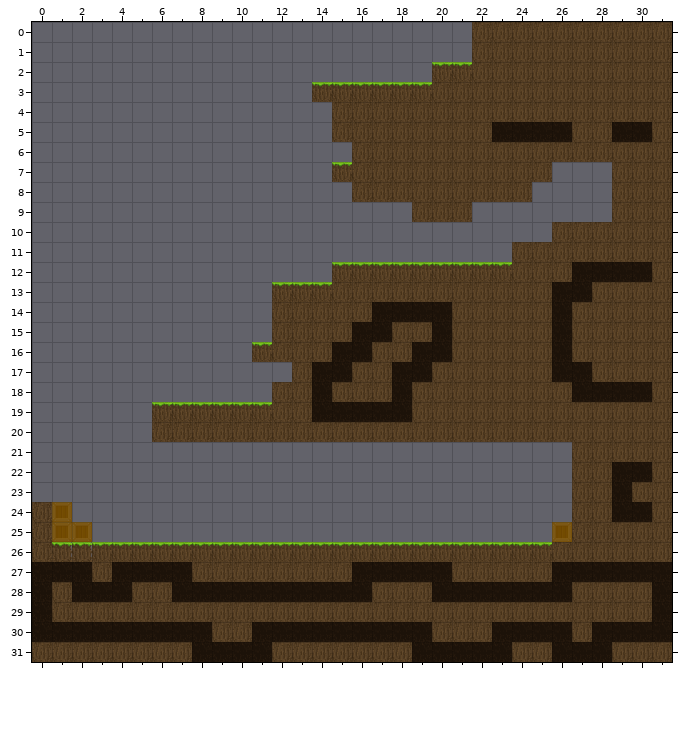
A Tiled map gets an edit: Assets/Tiled/TileMapGuy.tmx. The first picture shows the starting point.
Cells are 64x64 px. Shown: x 0..31, y 0..31.
The result:
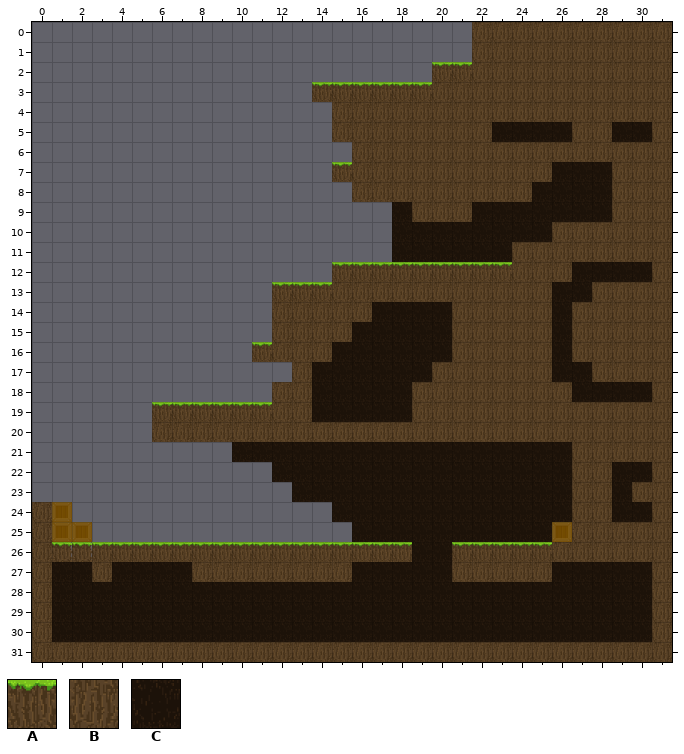
Key: from "tiles_spritesheet": A 0, B 4, C 35.
_ is an empty cell.
Edits made:
{"where": "layer \"Tile Layer 1\""}
{"y":7,"x":26,"old":"___","new":"CCC"}
{"y":8,"x":25,"old":"____","new":"CCCC"}
{"y":9,"x":18,"old":"_","new":"C"}
{"y":9,"x":22,"old":"_______","new":"CCCCCCC"}
{"y":10,"x":18,"old":"________","new":"CCCCCCCC"}
{"y":11,"x":18,"old":"______","new":"CCCCCC"}
{"y":15,"x":18,"old":"BB","new":"CC"}
{"y":16,"x":17,"old":"BB","new":"CC"}
{"y":17,"x":16,"old":"BB","new":"CC"}
{"y":18,"x":15,"old":"BBB","new":"CCC"}
{"y":21,"x":10,"old":"_________________","new":"CCCCCCCCCCCCCCCCC"}
{"y":22,"x":12,"old":"_______________","new":"CCCCCCCCCCCCCCC"}
{"y":23,"x":13,"old":"______________","new":"CCCCCCCCCCCCCC"}
{"y":24,"x":15,"old":"____________","new":"CCCCCCCCCCCC"}
{"y":25,"x":16,"old":"__________","new":"CCCCCCCCCC"}
{"y":26,"x":19,"old":"AA","new":"CC"}
{"y":27,"x":0,"old":"C","new":"B"}
{"y":27,"x":31,"old":"C","new":"B"}
{"y":28,"x":0,"old":"CB","new":"BC"}
{"y":28,"x":5,"old":"BB","new":"CC"}
{"y":28,"x":17,"old":"BBB","new":"CCC"}
{"y":28,"x":27,"old":"BBBBC","new":"CCCCB"}
{"y":29,"x":0,"old":"CBBBBBBBBBBBBBBBBBBBBBBBBBBBBBBC","new":"BCCCCCCCCCCCCCCCCCCCCCCCCCCCCCCB"}
{"y":30,"x":0,"old":"C","new":"B"}
{"y":30,"x":9,"old":"BB","new":"CC"}
{"y":30,"x":20,"old":"BBB","new":"CCC"}
{"y":30,"x":27,"old":"B","new":"C"}
{"y":30,"x":31,"old":"C","new":"B"}
{"y":31,"x":8,"old":"CCCC","new":"BBBB"}
{"y":31,"x":19,"old":"CCCCC","new":"BBBBB"}
{"y":31,"x":26,"old":"CCC","new":"BBB"}
{"label":"added","picture_box":[392,162,612,262]}
{"label":"changed","picture_box":[332,322,432,402]}
{"label":"changed","picture_box":[232,442,572,562]}
{"label":"changed","picture_box":[32,562,672,662]}
